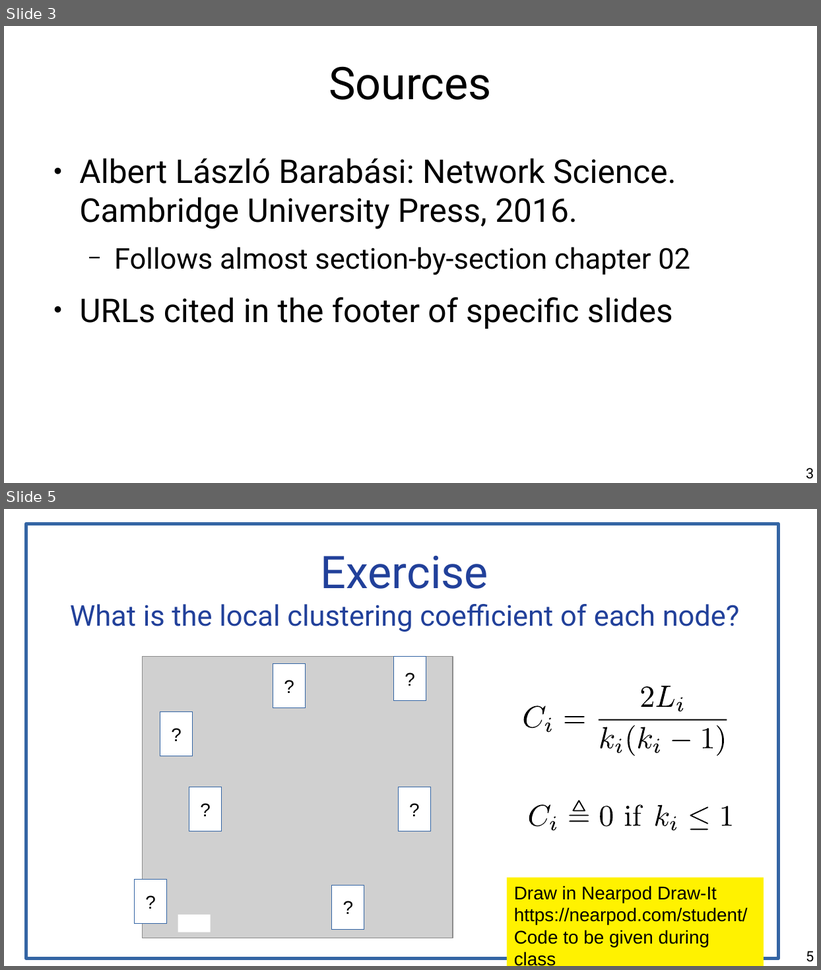
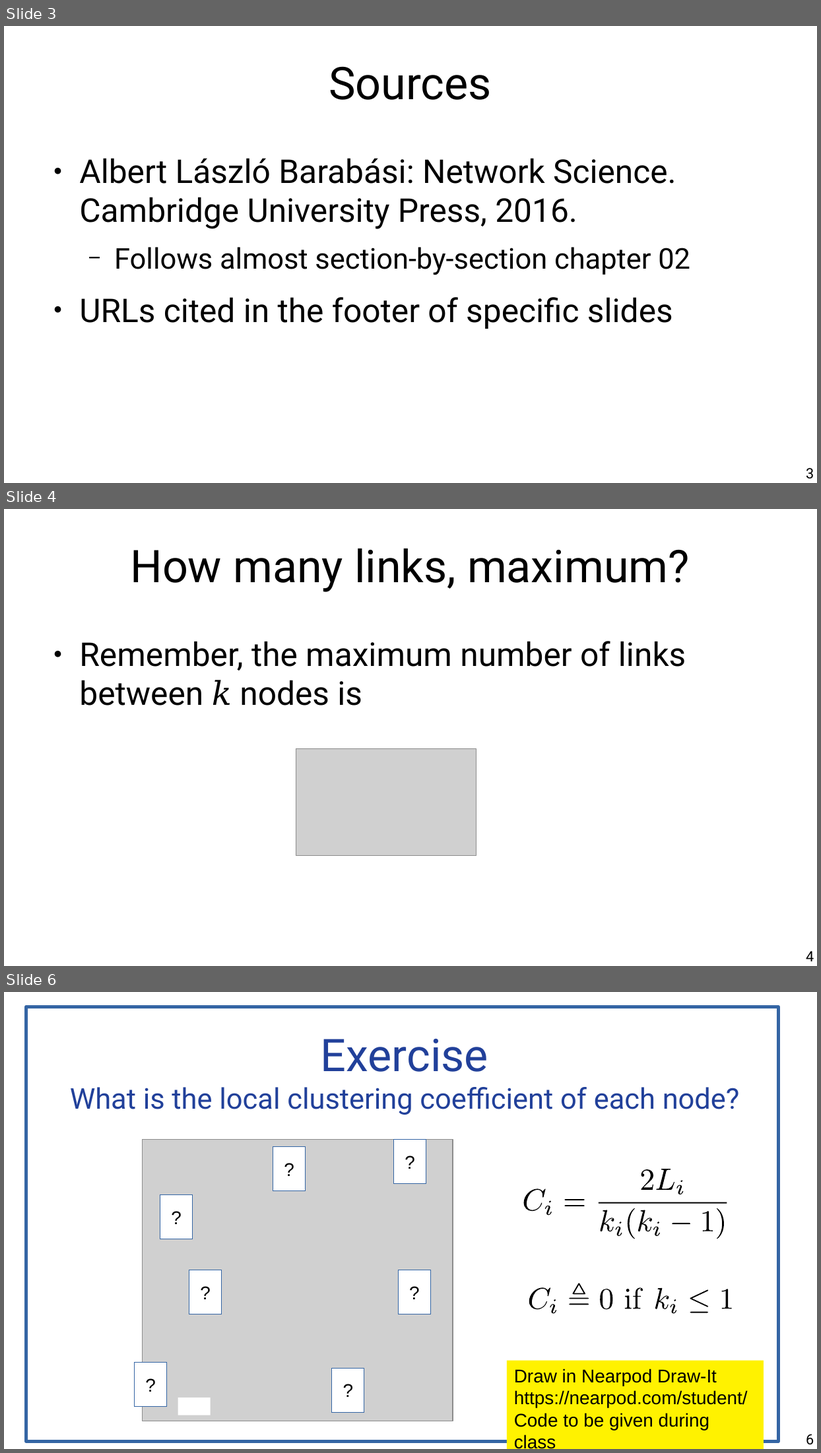
Before and after one commit to chatox/networks-science-course, a slide deck: theory/odp/tt06_clustering_coefficient.odp. Shown one above the other, each under a label of ours: slides 3 and 5 before the commit, slides 3, 4 and 6 after it; the slides between them are not shown. The pictures are 821x970 and 821x1453 pixels, drawn with LibreOffice and Linux fonts; fonts in the diff are those of the drawing; grey boxes stand for pictures. Boxes give left, top, right and bottom in pixels: in the first picture for what was removed or moved away, otherwise in the second. Text is boxed around its words. In the diff, an @@ line names an element or a change of style, - is before the commit and + after.

```diff
--- a/theory/odp/tt06_clustering_coefficient.odp
+++ b/theory/odp/tt06_clustering_coefficient.odp
@@ slide 4 added at [4, 509, 817, 966], background #FFFFFF @@
@@ title added at [130, 548, 690, 592], 44 pt, text #000000 @@
+How many links, maximum?
@@ text added at [79, 641, 686, 706], 32 pt, text #000000 @@
+● Remember, the maximum number of links between k nodes is
@@ picture added at [296, 749, 476, 855] @@
@@ page number added at [806, 951, 814, 962], 14 pt, text #000000 @@
+4
@@ what was slide 5 is now slide 6 @@
@@ page number at [806, 1434, 814, 1445]: text changed @@
-5
+6
```
Also in this commit, not shown: 1 slide changed, 10 other files.
